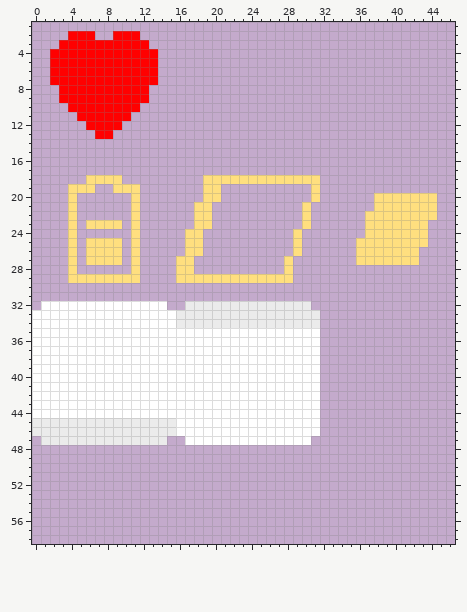
Two states of a pixel-art sprite, Assets/Sprites/UI.png. Above, as it was before the edit.
The file is 64x64 pixels. Shown: x 0..46, y 1..58.
And afterwards:
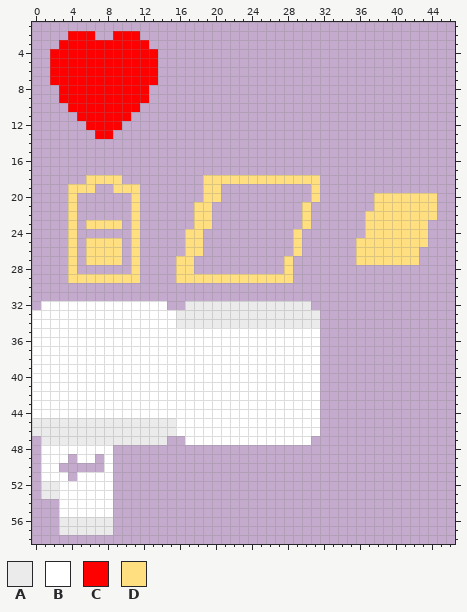
Palette (. is transparent): A #ebebeb  B #ffffff  C #ff0000  D #ffdf7f
Diff:
Colour A now appears in rows 52 to 53 at x 1 to 2; in rows 56 to 57 at x 3 to 8.
Colour B now appears in row 48 at x 1 to 8; in row 49 at x 1 to 3, 5 to 6 and 8; in row 50 at x 1 to 2 and 8; in row 51 at x 1 to 3 and 5 to 8; in rows 52 to 55 at x 3 to 8.
